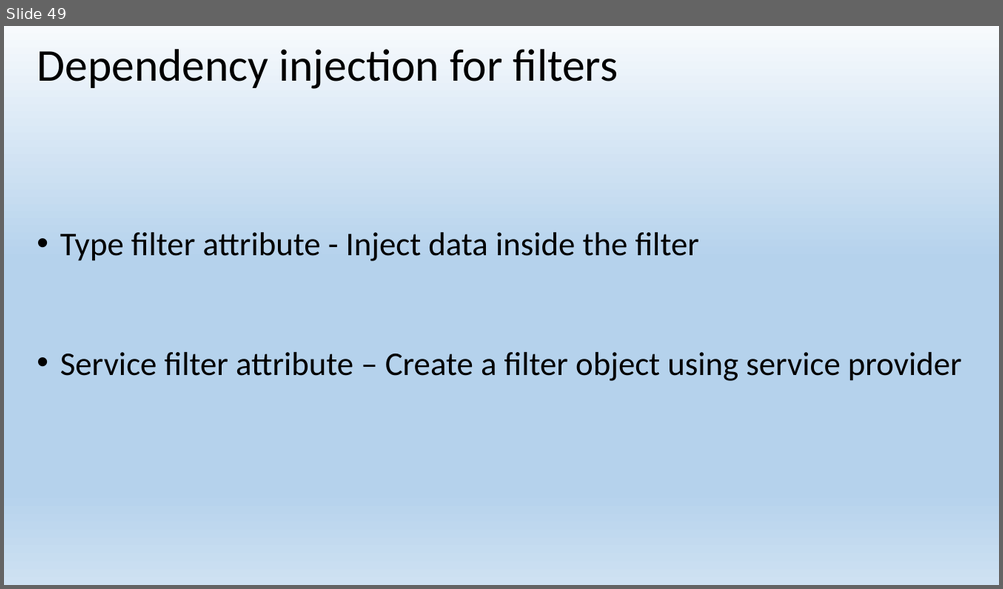
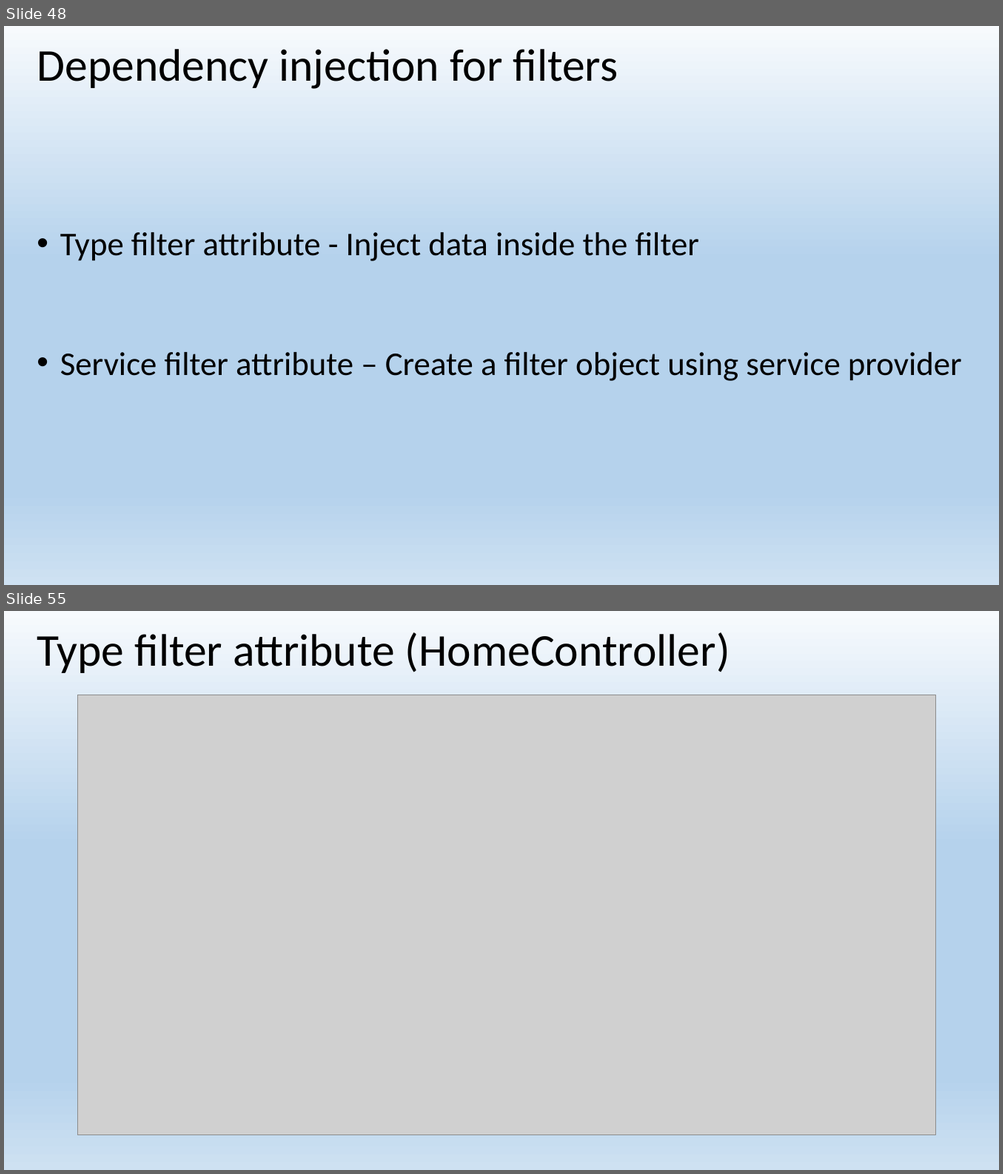
Before and after one commit to EPilyaev/ASPNetCoreMVC, a slide deck: AspNetCoreMVC.pptx. Shown one above the other, each under a label of ours: slide 49 before the commit, slides 48 and 55 after it; the slides between them are not shown. The pictures are 1003x589 and 1003x1174 pixels, drawn with LibreOffice and Linux fonts; fonts in the diff are those of the drawing; grey boxes stand for pictures. Boxes give left, top, right and bottom in pixels: in the first picture for what was removed or moved away, otherwise in the second. Text is boxed around its words. In the diff, an @@ line names an element or a change of style, - is before the commit and + after.

Commit message:
Add Type filter attribute

```diff
--- a/AspNetCoreMVC.pptx
+++ b/AspNetCoreMVC.pptx
@@ slide 55 added at bbox=[4, 611, 999, 1170], background gradient #F7FAFD to #B5D2EC to #CEE1F2 @@
@@ title added at bbox=[37, 632, 730, 673], 44 pt, text #000000 @@
+Type filter attribute (HomeController)
@@ picture added at bbox=[78, 695, 936, 1136] @@
@@ what was slide 49 is now slide 48 @@
```
Also in this commit, not shown: 4 slides changed, 4 other slides added, 1 slide removed, 6 other files.
